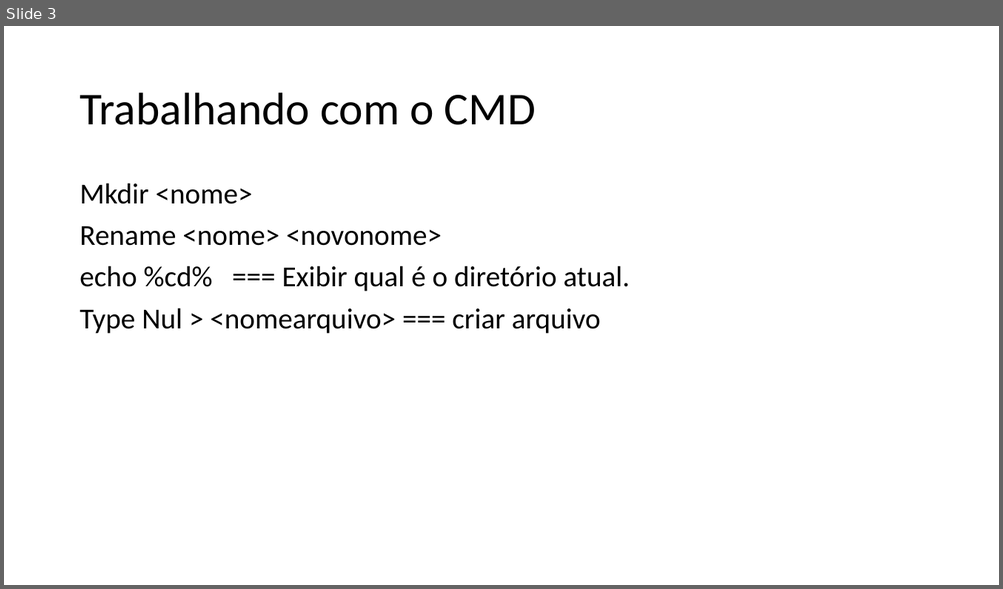
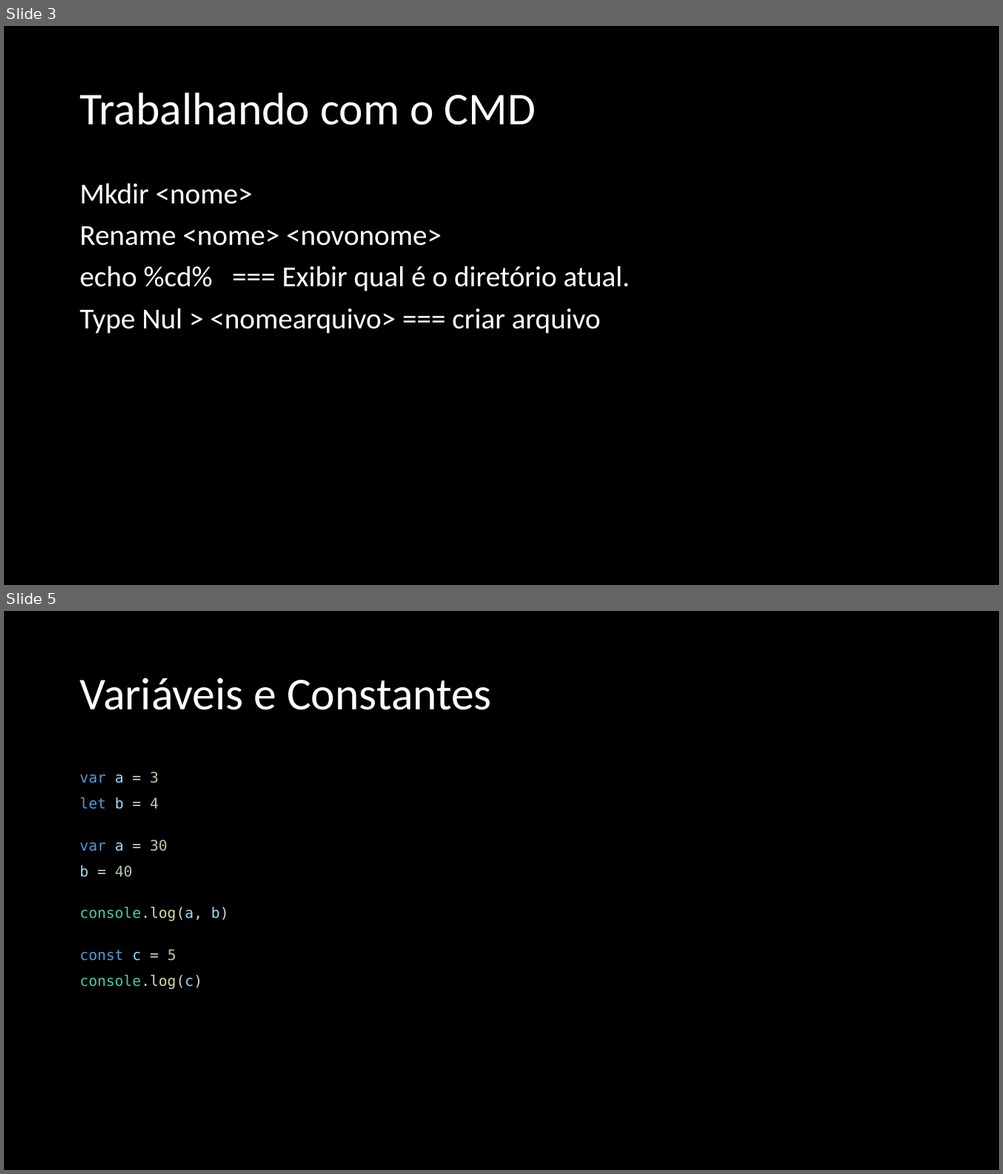
Before and after one commit to cesarfois/Curso_Udemy_Web_JS_COD3R, a slide deck: COD3R.pptx. Shown one above the other, each under a label of ours: slide 3 before the commit, slides 3 and 5 after it; the slides between them are not shown. The pictures are 1003x589 and 1003x1174 pixels, drawn with LibreOffice and Linux fonts; fonts in the diff are those of the drawing. Boxes give left, top, right and bottom in pixels: in the first picture for what was removed or moved away, otherwise in the second. Text is boxed around its words. In the diff, an @@ line names an element or a change of style, - is before the commit and + after.

```diff
--- a/COD3R.pptx
+++ b/COD3R.pptx
@@ slide 5 added at box(4, 611, 999, 1170), background #000000 @@
@@ title added at box(79, 678, 492, 710), 44 pt, text #FFFFFF @@
+Variáveis e Constantes
@@ text added at box(79, 772, 229, 989), 14 pt, text #569CD6 @@
+var a = 3
+let b = 4
+var a = 30
+b = 40
+console.log(a, b)
+const c = 5
+console.log(c)
@@ slide 3 changed as well @@
@@ background #FFFFFF to #000000 @@
@@ title "Trabalhando com o CMD" at box(79, 93, 535, 125): text colour #000000 to #FFFFFF @@
@@ text "Mkdir <nome>" at box(79, 183, 630, 334): text colour #000000 to #FFFFFF @@
```
Also in this commit, not shown: 2 other slides changed, 23 other slides added, 37 other files.
